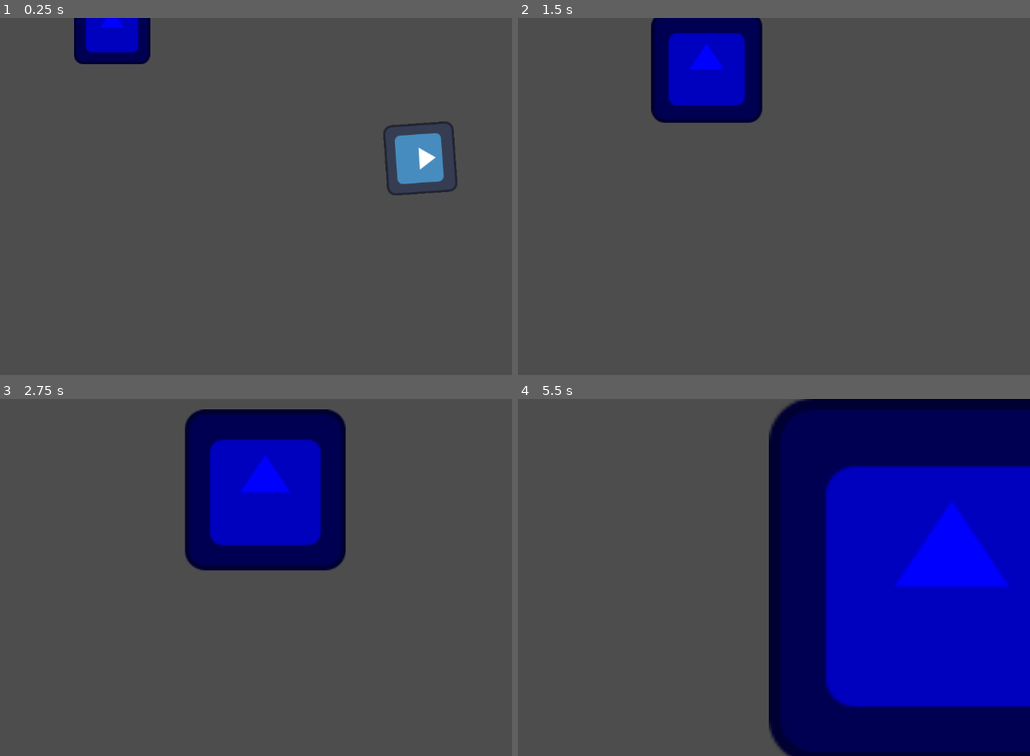
Above: before the commit, frames 1-4 (two rows, left to right).
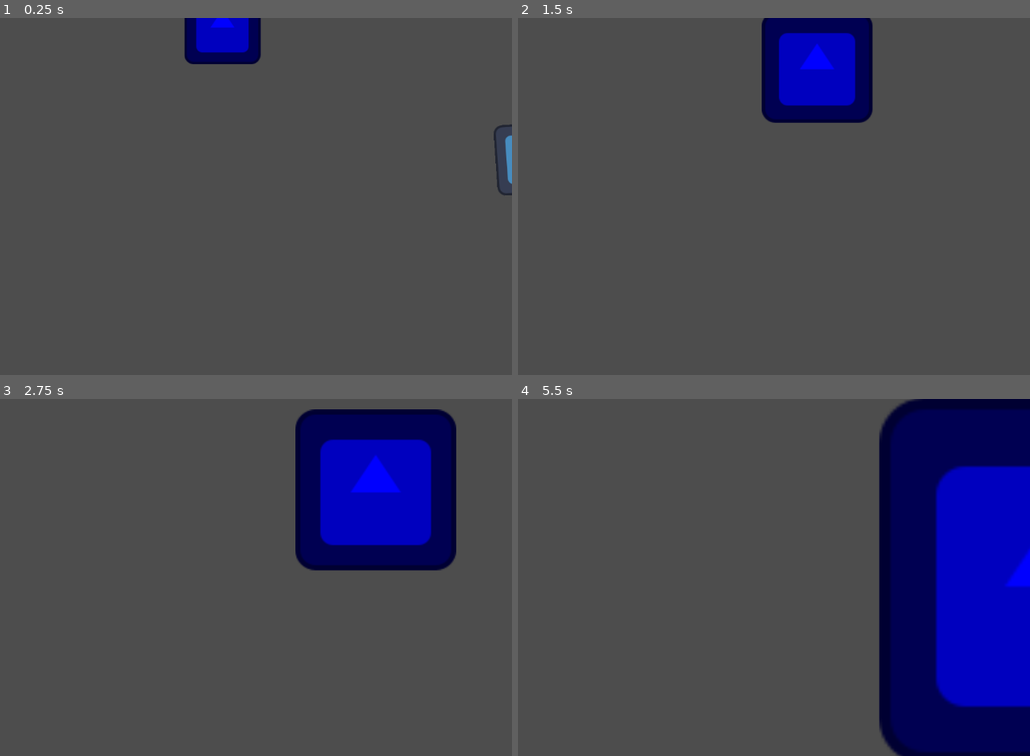
Above: after the commit, the same moments.

Repository: TheRiot90/Clear-Code-Tutorials
Game: Godot game, scene res://coding_2.tscn
Same seed, same stepped clock (60 frames per second), same inputs: the game is played once before the commit and once after it. This scene is started directly instead of the project's main scene. The engine's default icon, where the game draws it, is replaced by a stand-in: a white triangle on a blue panel in a dark square.
Inputs:
- Up to frame 1 (0.25 s): no input
- Up to frame 2 (1.5 s): no input
- Up to frame 3 (2.75 s): no input
- Up to frame 4 (5.5 s): no input

The runs differ from the first frame. In frame 1, 5.7% of the frame differs, in the area x 14-100%, y 0-50%; in frame 2, 13%; in frame 3, 23%; in frame 4, 32%, in the area x 48-100%, y 0-100%.

Commit message:
testing another small change

Diff:
--- a/test-project---clear-code/coding_2.gd
+++ b/test-project---clear-code/coding_2.gd
@@ -1,7 +1,7 @@
 extends Node2D
 
 func _ready() -> void:
-	position.x = 400
+	position.x = 600
 
 func _process(delta: float):
 	$Sprite2D.rotate(0.1)
